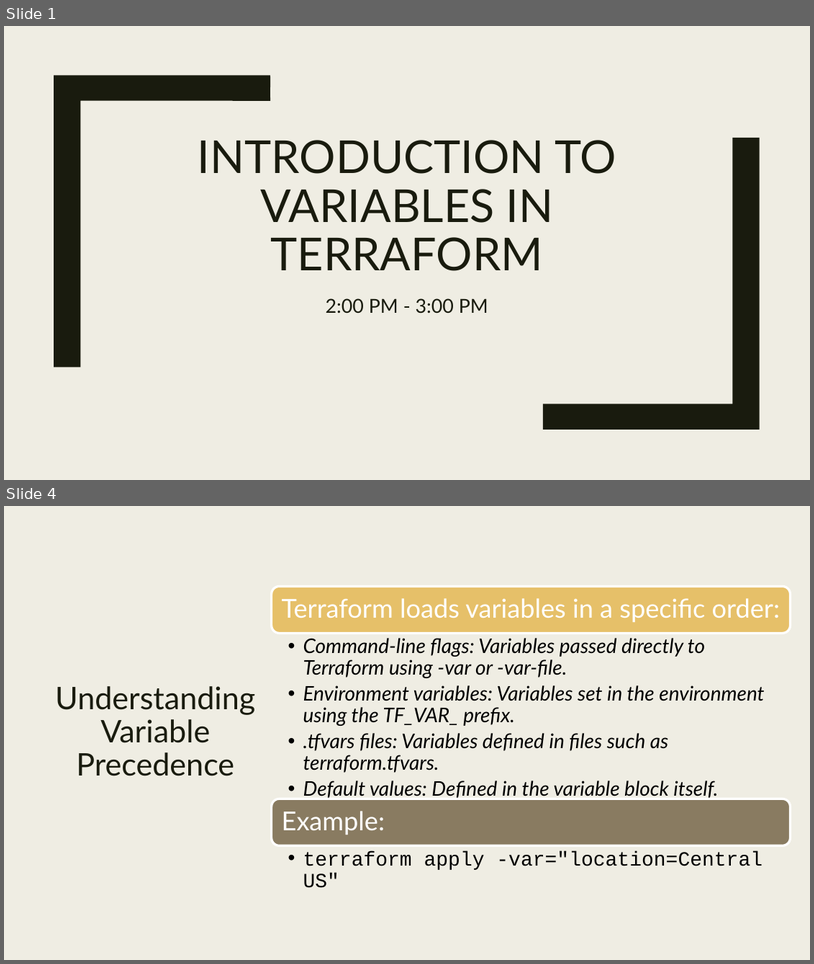
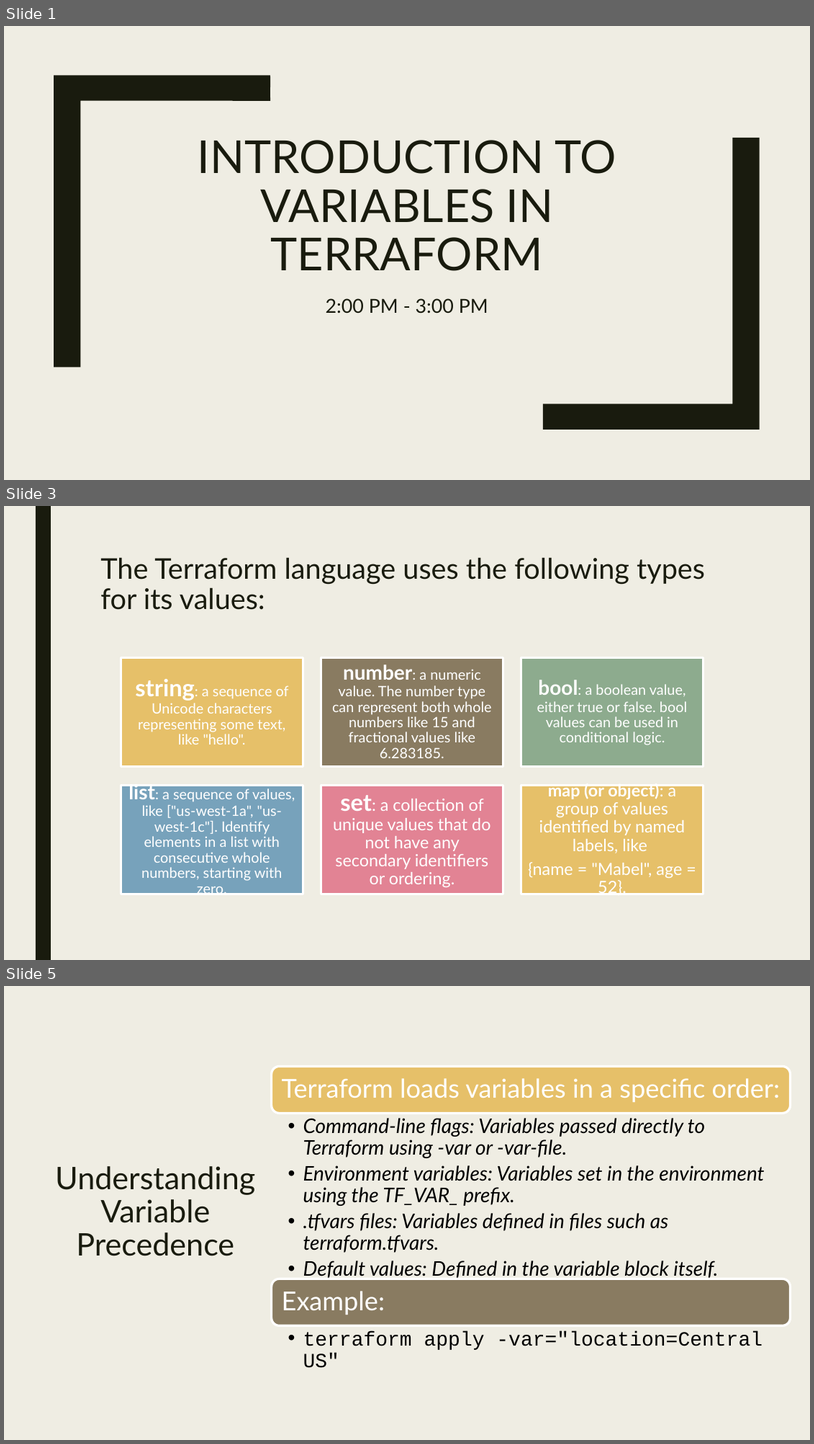
Before and after one commit to cwoodruff/terraform-workshop, a slide deck: slides/5-Variables and Outputs.pptx. Shown one above the other, each under a label of ours: slides 1 and 4 before the commit, slides 1, 3 and 5 after it; the slides between them are not shown. The pictures are 814x964 and 814x1444 pixels, drawn with LibreOffice and Linux fonts; fonts in the diff are those of the drawing. Boxes give left, top, right and bottom in pixels: in the first picture for what was removed or moved away, otherwise in the second. Text is boxed around its words. In the diff, an @@ line names an element or a change of style, - is before the commit and + after.

```diff
--- a/slides/5-Variables and Outputs.pptx
+++ b/slides/5-Variables and Outputs.pptx
@@ slide 3 added at (x1=4, y1=506, x2=810, y2=960), background #EFEDE3; not listed: 1 template element that a slide beside it also shows @@
@@ title added at (x1=100, y1=557, x2=705, y2=610), 34 pt, text #191B0E @@
+The Terraform language uses the following types for its values:
@@ group added at (x1=121, y1=657, x2=704, y2=897): 6 rectangles, 6 texts @@
+string: a sequence of Unicode characters representing some text, like "hello".
+number: a numeric value. The number type can represent both whole numbers like 15 and fractional values like 6.283185.
+bool: a boolean value, either true or false. bool values can be used in conditional logic.
+list: a sequence of values, like ["us-west-1a", "us-west-1c"]. Identify elements in a list with consecutive whole numbers, starting with zero.
+set: a collection of unique values that do not have any secondary identifiers or ordering.
+map (or object): a group of values identified by named labels, like
+{name = "Mabel", age = 52}.
@@ what was slide 4 is now slide 5 @@
```
Also in this commit, not shown: 3 slides changed, 9 other files.
